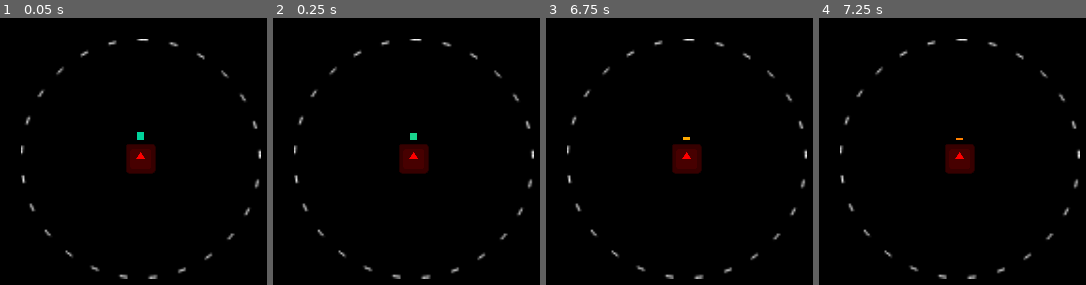
Above: before the commit, frames 1-4 (left to right).
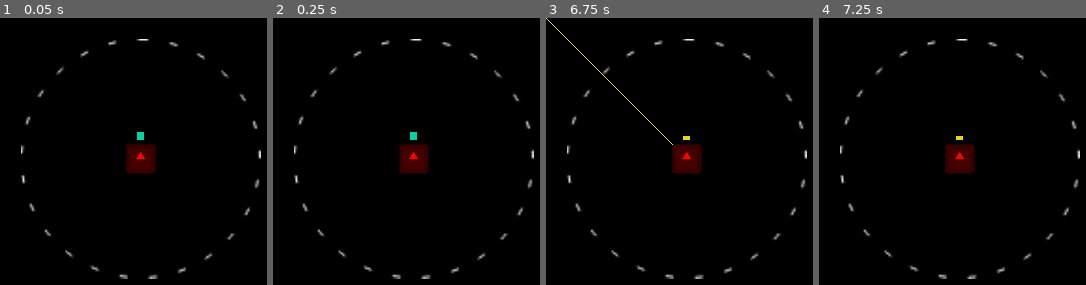
Above: after the commit, the same moments.

Repository: Slushie-Defense/Slushie
Game: Godot game, scene res://Entities/Weapons/WeaponBase.tscn
The game is run twice, just before and just after one commit, with the same random seed, the same clock (stepped at 60 frames per second) and the same inputs. This scene is started directly instead of the project's main scene. The engine's default icon, where the game draws it, is replaced by a stand-in: a white triangle on a blue panel in a dark square. Sound files missing from this copy of the repository are replaced by a short silence.
Inputs:
- Up to frame 1 (0.05 s): no input
- Up to frame 2 (0.25 s): no input
- Up to frame 3 (6.75 s): tap Enter (ui_accept) at 0.5, 0.77, 1.25, 1.52, 2, 2.75, 3.02, 3.5, 3.77, 4.25, 4.52, 6.02 s; hold Right (ui_right) 0.53-1.28 s; hold Down (ui_down) 1.28-2.03 s; hold Right (ui_right) 2.03-2.78 s; hold Up (ui_up) 2.78-3.53 s; hold Left (ui_left) 3.53-5.03 s; hold Down (ui_down) 5.03-5.78 s; hold Right (ui_right) 5.78-6.53 s; hold Up (ui_up) from 6.53 s (still down)
- Up to frame 4 (7.25 s): keep holding Up (ui_up); tap Enter (ui_accept) at 6.77 s

Frame 1 is identical in both runs. In frame 2, less than 0.1% of the frame differs, in the area x 51-54%, y 42-46%; in frame 3, 0.2%, in the area x 0-54%, y 0-48%; in frame 4, less than 0.1%.

Commit message:
Slushie gun progress

Diff:
--- a/Entities/Weapons/WeaponBase.gd
+++ b/Entities/Weapons/WeaponBase.gd
@@ -9,7 +9,7 @@
 var sound_shoot = load("res://Entities/Weapons/Sounds/Splat.wav")
 var sound_reload = load("res://Entities/Weapons/Sounds/Reload.wav")
 
-var delay_between_shots : float = 0.2
+var delay_between_shots : float = 0.5
 var reload_time : float = 2.0
 
 var shots_before_reload : int = 5
@@ -69,6 +69,7 @@
 	fire_ray_cast()
 
 func fire_ray_cast():
+	print("Raycast fired")
 	raycast_2d.target_position = attack_target_position
 	raycast_2d.force_raycast_update()
 	# See what it hit
@@ -76,8 +77,15 @@
 	if first_collision_result != null:
 		# If it hits something it can attack
 		if first_collision_result.has_method("attack"):
-			print(first_collision_result)
 			# Create an attack class and pass it through
 			var attack = Attack.new()
 			attack.damage = attack_damage
 			first_collision_result.attack(attack)
+	# Line 2D
+	var global_position_of_hit : Vector2 = raycast_2d.get_collision_point()
+	var relative_position_of_hit : Vector2 = attack_target_position if first_collision_result == null else global_position_of_hit - global_position
+	line_2d.points = [Vector2.ZERO, relative_position_of_hit]
+	get_tree().create_timer(0.1).timeout.connect(clear_line_2d)
+
+func clear_line_2d():
+	line_2d.points = [Vector2.ZERO, Vector2.ZERO]
--- a/Entities/Weapons/WeaponBase.tscn
+++ b/Entities/Weapons/WeaponBase.tscn
@@ -19,7 +19,8 @@
 collision_mask = 8
 
 [node name="Line2D" type="Line2D" parent="."]
-width = 8.0
+points = PackedVector2Array(0, 0, 0, 0)
+width = 2.0
 default_color = Color(0.905882, 0.890196, 0, 1)
 
 [node name="Enemy" parent="." instance=ExtResource("3_gbg1l")]
